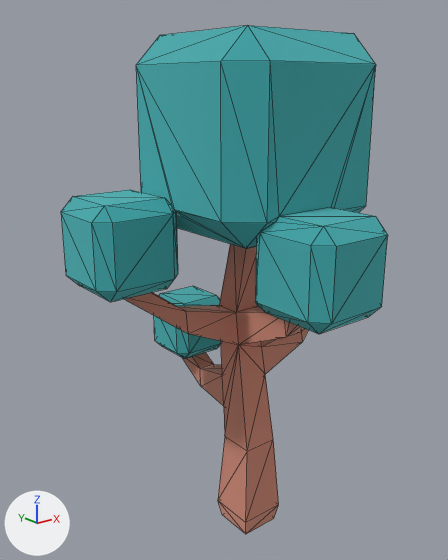
What one commit did to the glTF model public/models/nf2/nature/tree_detailed_dark.glb.
The view is the same before and after, from a 50 mm lens placed at (-1.024, -1.166, 1.169), pointed at (-0.05, 0.051, 0.682). Every picture has the same lights, and +X, +Y and +Z are marked at lower left. The older version comes first. Mesh edges are drawn as thin lines. Where no turn or scale is listed for an object, it has been applied to the vertices.

Objects in the first picture: 'tree_detailed_dark'.
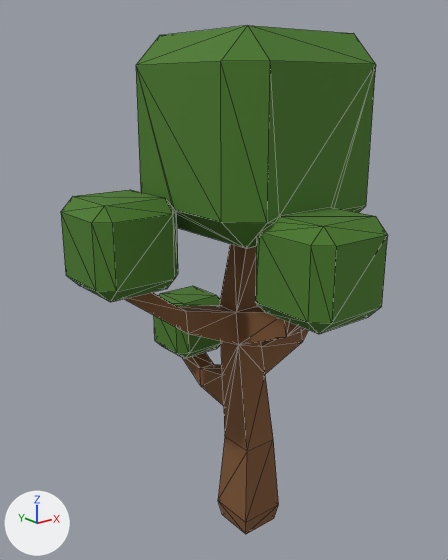
Boxes (x1, y1, x2, y2) around the edits, measured in the pictures (448 x 560 px):
'tree_detailed_dark', recoloured, surface changed (cyan to dark green): (61, 25, 388, 534) in both

What the commit changed:
In material 'leafsDark' (mat_leafsdark), metallic goes from 1.0 to 0.0.
Material 'leafsDark' (mat_leafsdark) changes colour from cyan #72d3d5 to dark green #4a7a29; in linear values from (0.169, 0.651, 0.667) to (0.0685, 0.195, 0.0222).
In material 'woodBarkDark' (mat_woodbarkdark), metallic goes from 1.0 to 0.0.
Material 'woodBarkDark' (mat_woodbarkdark) changes colour from beige #e7b5a4 to brown #7d5432; in linear values from (0.8, 0.463, 0.369) to (0.205, 0.0887, 0.0319).
Object 'tmpParent' (ob_tmpparent) is deleted.
